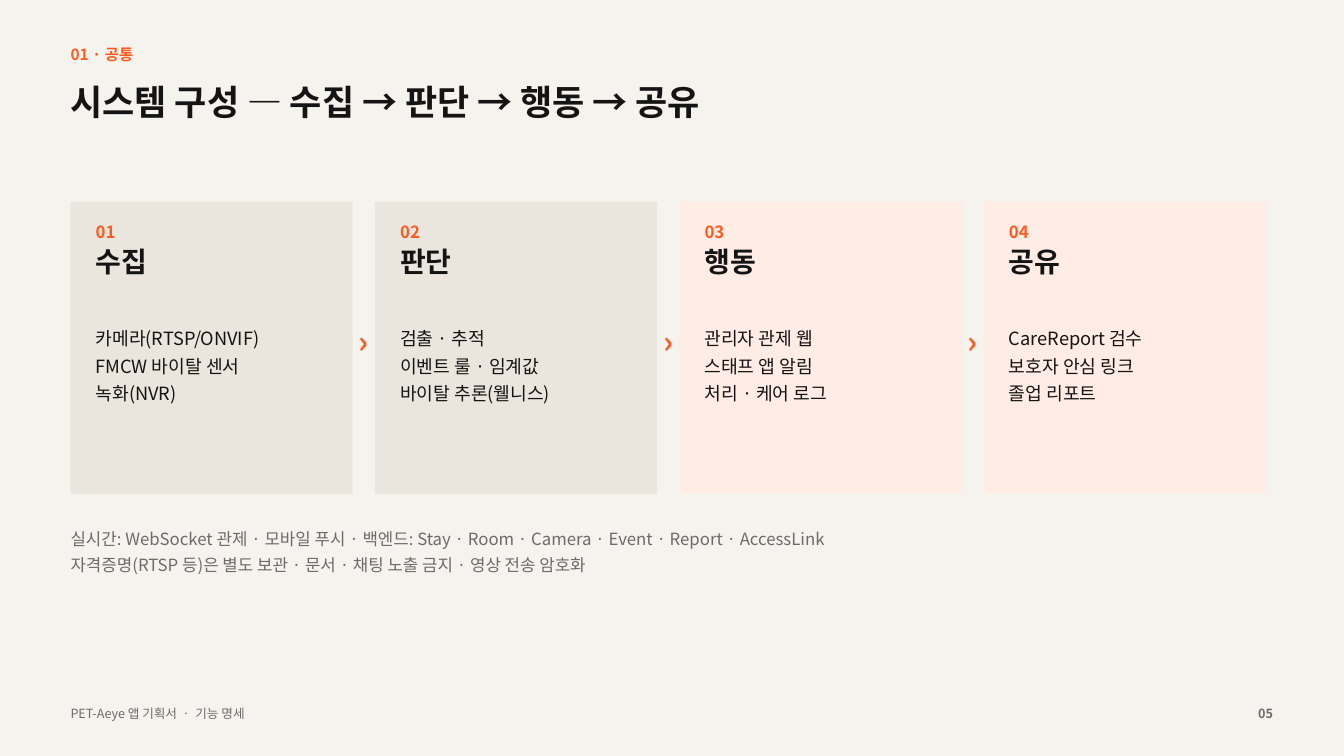
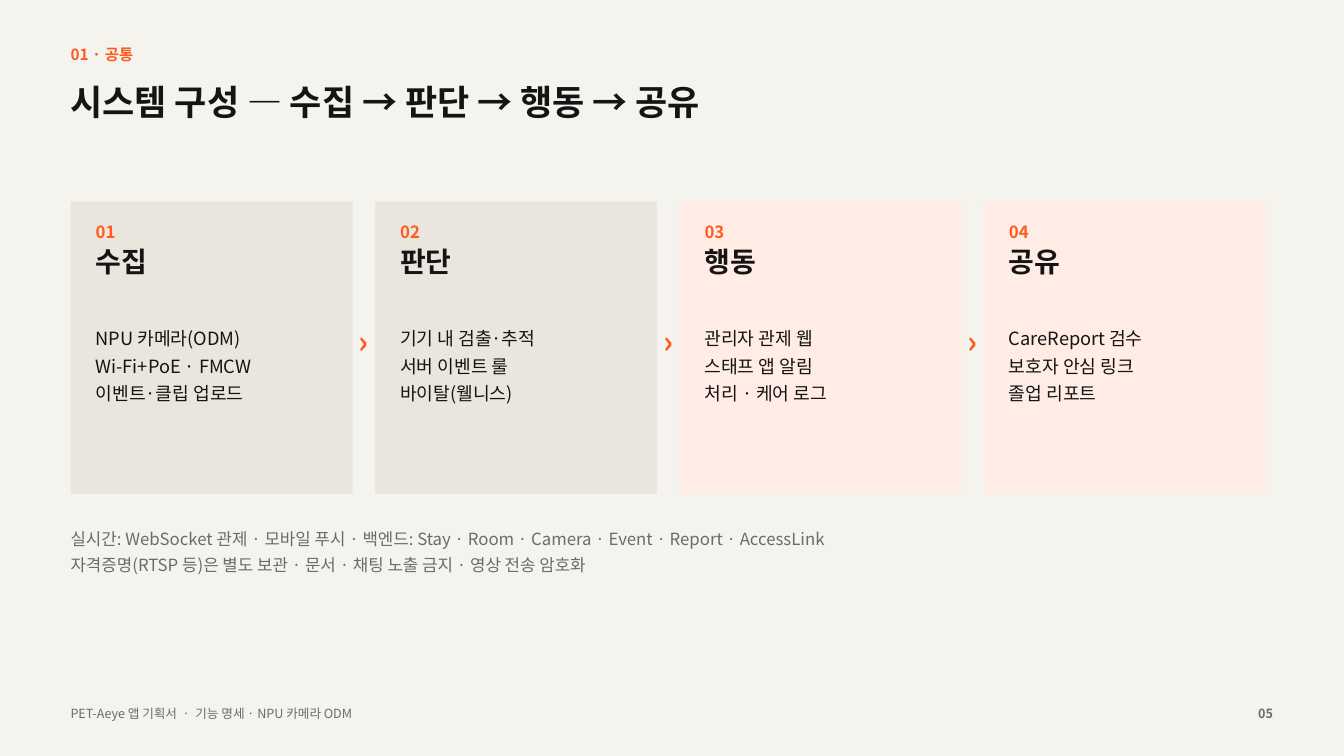
Before and after one commit to kurtkorea/pet-teamjang, a slide deck: slide 5 of doc/PLAN_PET-Aeye_apps_spec_v0.2.pptx. Drawn at 1344x756 pixels with LibreOffice and Linux fonts; fonts in the diff are those of the drawing. Boxes give left, top, right and bottom in pixels: in the first picture for what was removed or moved away, otherwise in the second. Text is boxed around its words. In the diff, an @@ line names an element or a change of style, - is before the commit and + after.

```diff
--- a/doc/PLAN_PET-Aeye_apps_spec_v0.2.pptx
+++ b/doc/PLAN_PET-Aeye_apps_spec_v0.2.pptx
@@ text at [96, 330, 251, 402]: text changed @@
-카메라(RTSP/ONVIF)
-FMCW 바이탈 센서
-녹화(NVR)
+NPU 카메라(ODM)
+Wi-Fi+PoE · FMCW
+이벤트·클립 업로드
@@ text at [400, 330, 535, 404]: text changed @@
-검출 · 추적
-이벤트 룰 · 임계값
-바이탈 추론(웰니스)
+기기 내 검출·추적
+서버 이벤트 룰
+바이탈(웰니스)
@@ text at [71, 707, 352, 721]: text changed @@
-PET-Aeye 앱 기획서 · 기능 명세
+PET-Aeye 앱 기획서 · 기능 명세 · NPU 카메라 ODM
```
Also in this commit, not shown: 30 other slides changed, 8 slides added, 27 other files.
